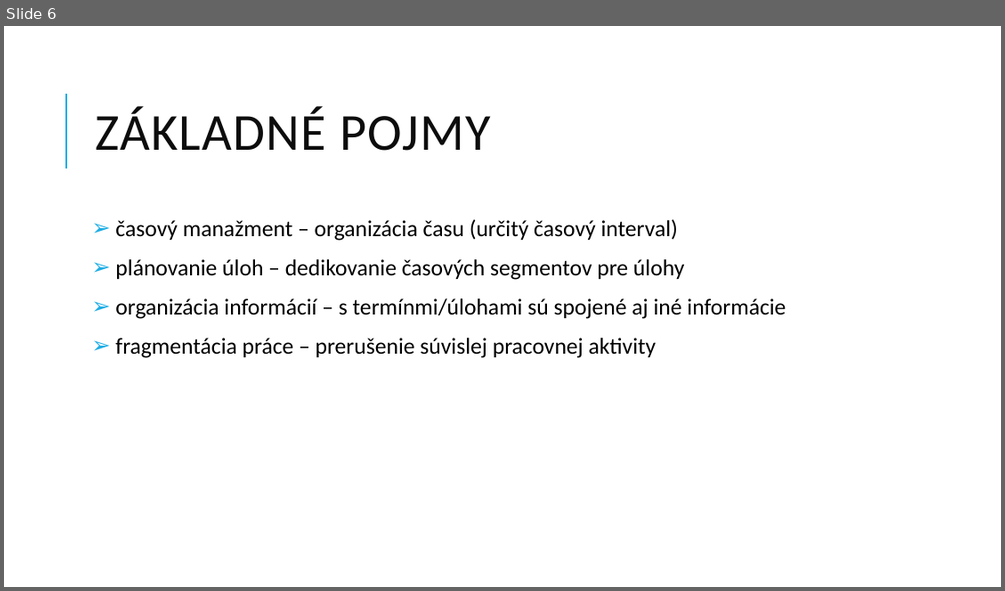
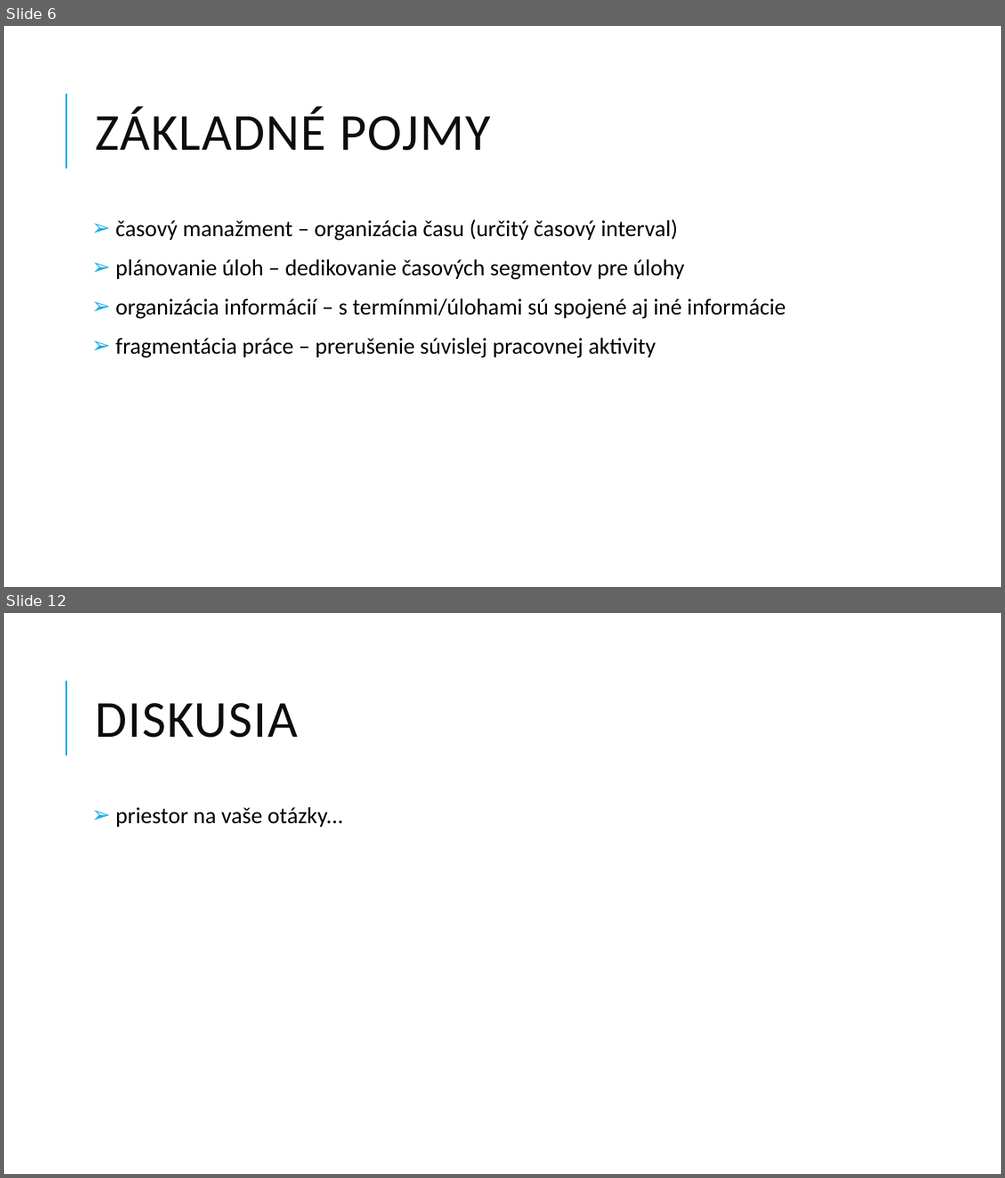
Before and after one commit to Plasmoxy/MIP_clanok, a slide deck: petrik_mip_present.pptx. Shown one above the other, each under a label of ours: slide 6 before the commit, slides 6 and 12 after it; the slides between them are not shown. The pictures are 1005x591 and 1005x1178 pixels, drawn with LibreOffice and Linux fonts; fonts in the diff are those of the drawing. Boxes give left, top, right and bottom in pixels: in the first picture for what was removed or moved away, otherwise in the second. Text is boxed around its words. In the diff, an @@ line names an element or a change of style, - is before the commit and + after.

```diff
--- a/petrik_mip_present.pptx
+++ b/petrik_mip_present.pptx
@@ slide 12 added at (4, 613, 1001, 1174), background #FFFFFF; not listed: 1 template element that a slide beside it also shows @@
@@ title added at (95, 703, 297, 738), 50 pt, text #0D0D0D @@
+DISKUSIA
@@ text added at (115, 807, 343, 827), 22 pt, text #000000 @@
+➢ priestor na vaše otázky...
```
Also in this commit, not shown: 4 slides changed, 4 other slides added, 1 slide removed, 2 other files.
